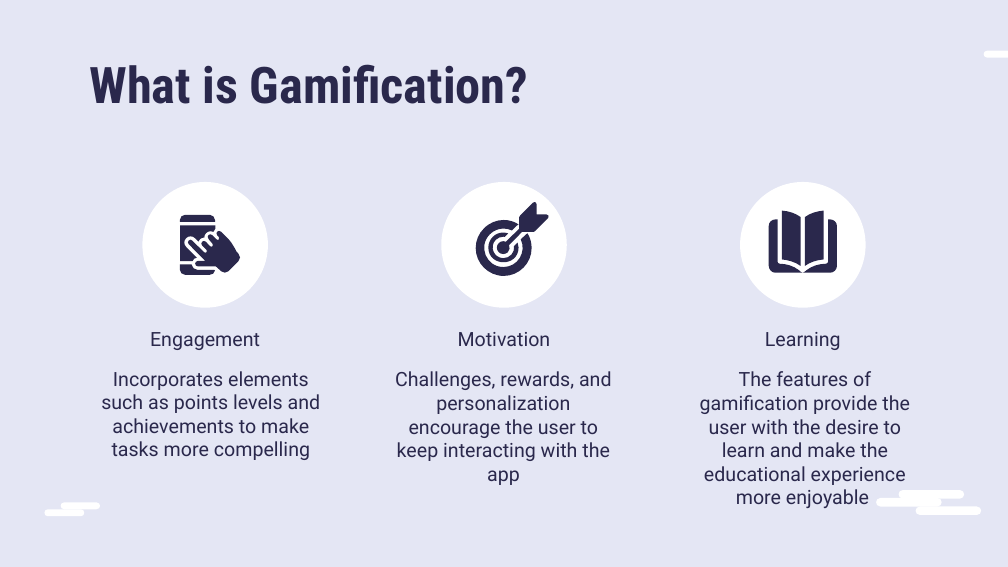
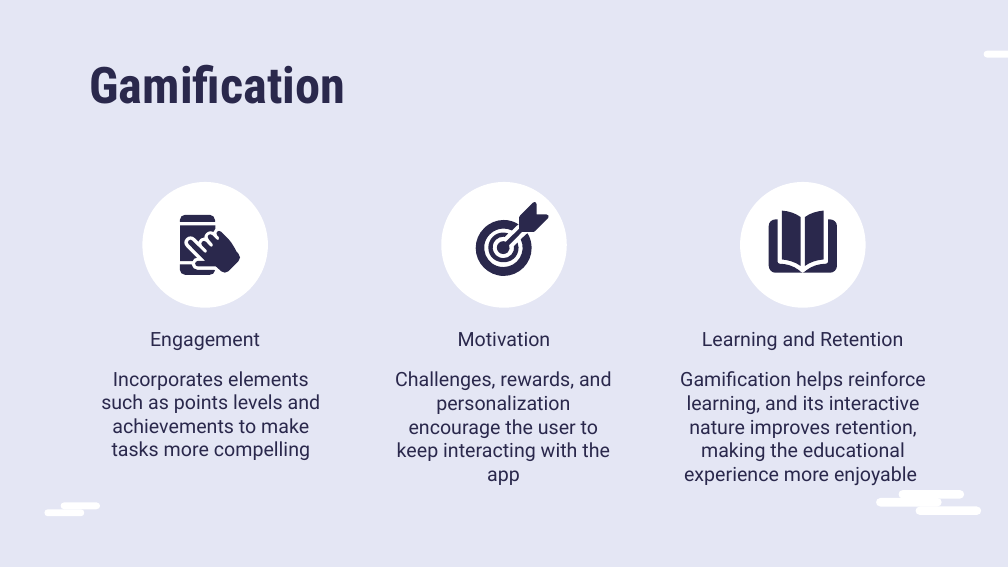
Before and after one commit to Roman-G-579/GPTalk, a slide deck: slide 9 of Capstone Project Phase A 24-1-D-11.pptx (slide 6 before the commit). Drawn at 1008x567 pixels with LibreOffice and Linux fonts; fonts in the diff are those of the drawing. Boxes give left, top, right and bottom in pixels: in the first picture for what was removed or moved away, otherwise in the second. Text is boxed around its words. In the diff, an @@ line names an element or a change of style, - is before the commit and + after.

Commit message:
update pptx

```diff
--- a/Capstone Project Phase A 24-1-D-11.pptx
+++ b/Capstone Project Phase A 24-1-D-11.pptx
@@ title at (x1=89, y1=64, x2=345, y2=104): text changed @@
-What is Gamification?
+Gamification
@@ text at (x1=702, y1=331, x2=903, y2=350): text changed @@
-Learning
+Learning and Retention
@@ text at (x1=680, y1=371, x2=926, y2=485): text changed @@
-The features of gamification provide the user with the desire to learn and make the educational experience more enjoyable
+Gamification helps reinforce learning, and its interactive nature improves retention, making the educational experience more enjoyable
```
Also in this commit, not shown: 6 other slides changed, 8 slides added, 5 slides removed.
